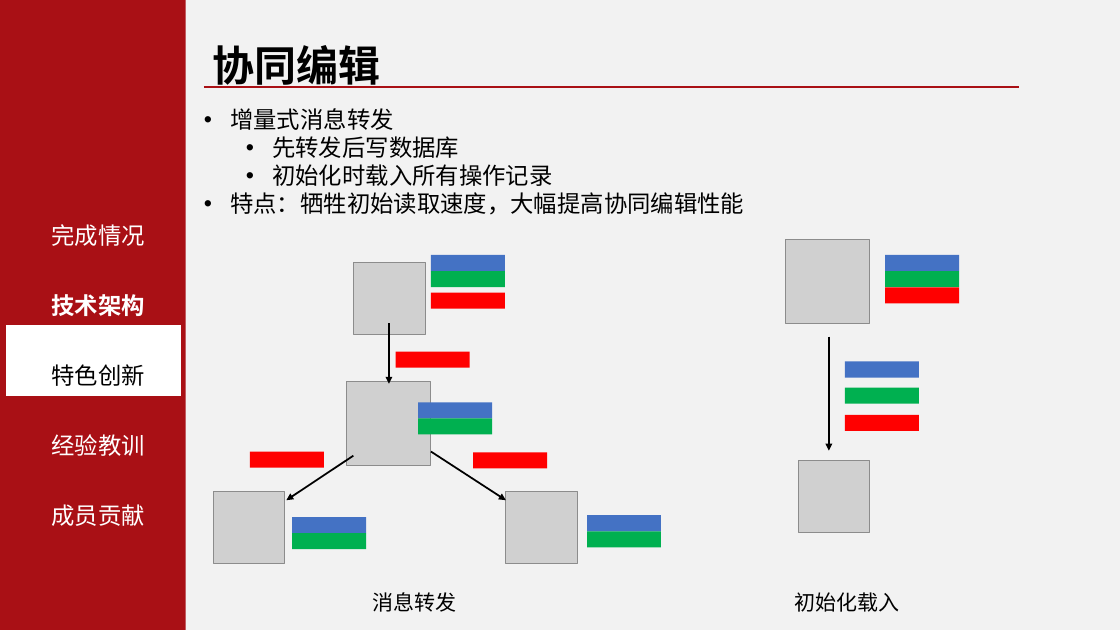
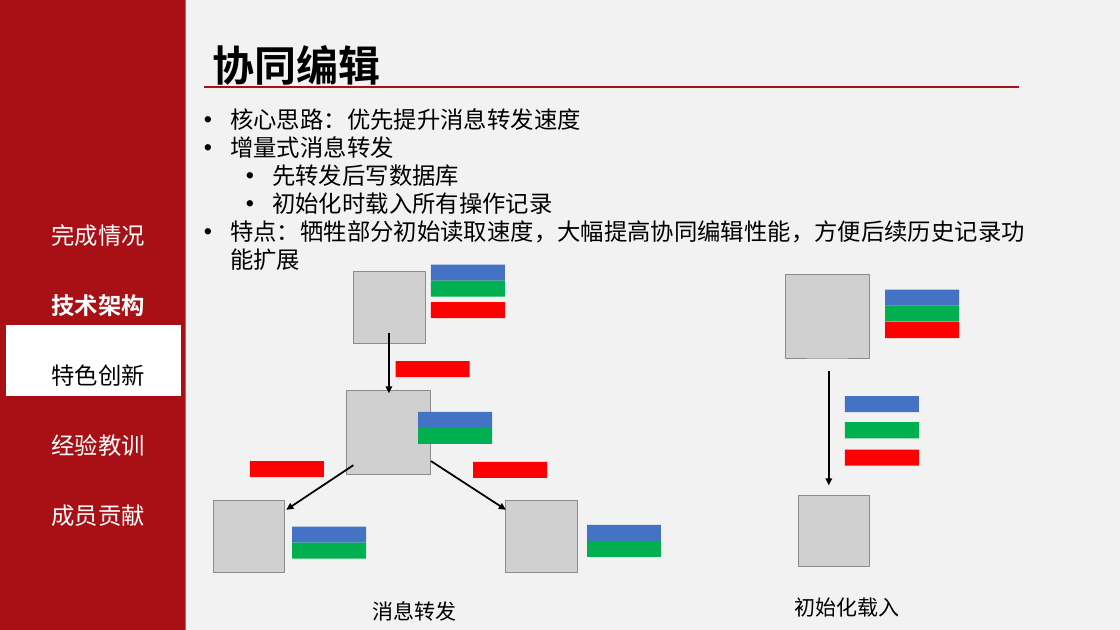
Before and after one commit to SE3330-Group12/syDoc, a slide deck: slide 8 of document/水源文档——答辩.pptx. Drawn at 1120x630 pixels with LibreOffice and Linux fonts; fonts in the diff are those of the drawing; grey boxes stand for pictures; background and template pictures are left out. Boxes give left, top, right and bottom in pixels: in the first picture for what was removed or moved away, otherwise in the second. Text is boxed around its words. In the diff, an @@ line names an element or a change of style, - is before the commit and + after.

```diff
--- a/document/水源文档——答辩.pptx
+++ b/document/水源文档——答辩.pptx
@@ text at (230, 108, 581, 130): paragraph added @@
+• 核心思路：优先提升消息转发速度
@@ text at (230, 220, 1025, 270): text changed @@
-• 特点：牺牲初始读取速度，大幅提高协同编辑性能
+• 特点：牺牲部分初始读取速度，大幅提高协同编辑性能，方便后续历史记录功能扩展
@@ 6 rectangles, 2 pictures, 1 arrow: place and size @@
-6 rectangles, 2 pictures, 1 arrow at (786, 239, 960, 532)
+6 rectangles, 2 pictures, 1 arrow at (786, 274, 960, 566)
@@ 12 rectangles, 4 pictures, 3 arrows, 1 text: place and size @@
-12 rectangles, 4 pictures, 3 arrows, 1 text at (213, 255, 661, 612)
+12 rectangles, 4 pictures, 3 arrows, 1 text at (213, 265, 661, 621)
@@ text "初始化载入": place and size @@
-text "初始化载入" at (794, 592, 899, 612)
+text "初始化载入" at (794, 597, 899, 617)
```
Also in this commit, not shown: 6 other slides changed, 4 other files.
